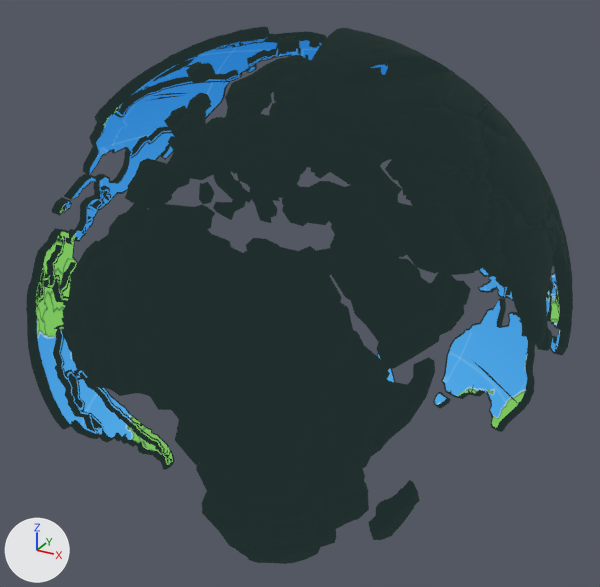
The glTF model assets/models3d/globe_land.glb, before and after one commit.
The view is the same before and after, from a 50 mm lens placed at (1.45, -2.63, 1.34), pointed at (0.04, -0.06, 0.05). Arrows for +X, +Y and +Z are at lower left; the lights stay in place. The first picture is the older version. Where no turn or scale is listed for an object, it has been applied to the vertices.

Objects in the first picture: 'gland_classic', 'gland_classic_ol'.
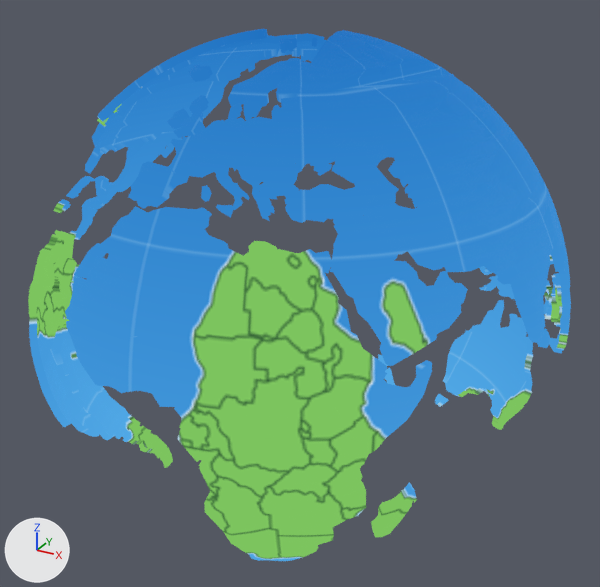
What differs and where, as boxes (x1, y1, x2, y2) in the pictures (600 x 587 px):
'gland_classic_ol', deleted: before (26, 27, 573, 564)
'gland_classic', unchanged, uncovered by the edit: before (36, 37, 560, 465); after (28, 29, 571, 561)

What the commit changed:
Object 'gland_classic_ol' (ob_gland_classic_ol) is deleted.
